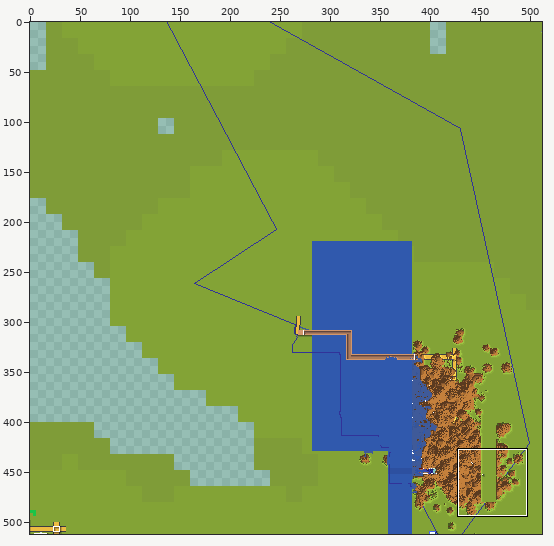
Sprite sheet -- tiles/4,-5.png. Above: a wide view before the commit, with the close-up outlined.
Close-up. Before:
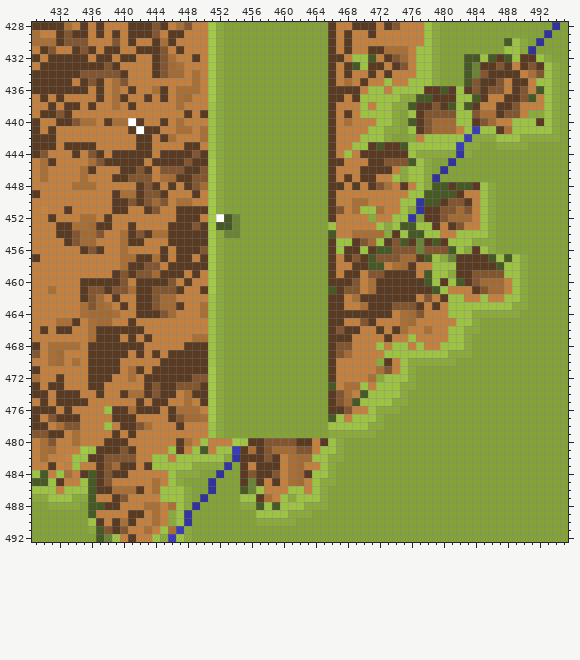
The file is 512x512 pixels. Colours within 5 levels of each other are drawn and written as one. Shown: x 429..495, y 428..492. The commit also changed other parts of the picture, which this record leaves out.
The same view after the edit:
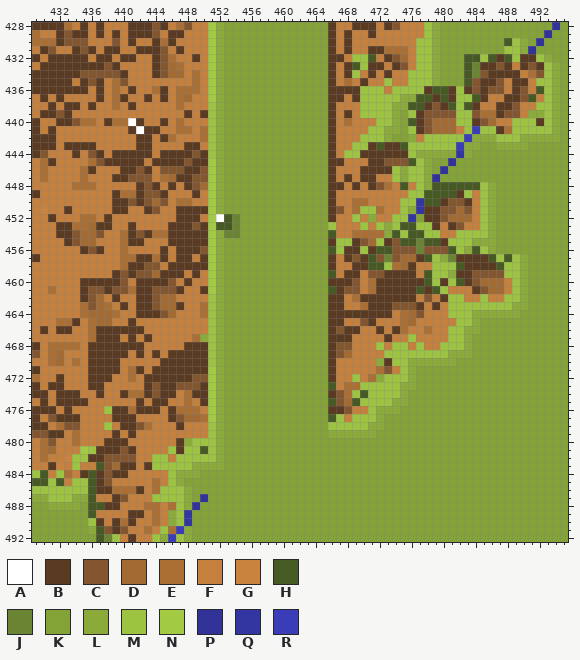
Palette (. is transparent): A #ffffff  B #5a3a20  C #845630  D #a36a32  E #ab6f34  F #c4803c  G #ca833e  H #485a23  J #6a8433  K #83a336  L #8aab39  M #9dc441  N #a2ca43  P #313399  Q #3336a1  R #3b3db8
Edits made:
@@ x 475..479 @@
 429 FFFML
-430 FFFML
+430 FFMML
 431 EFMML
@@ x 467..494 @@
 433 FBHMBBFBCFMMLKKKHJBBCBFBCBML
-434 FBFFBFBFFFMMLKKKHJCBBBBFECML
+434 FBMFBFBFFMMMLKKKHJCBBBBFECML
 435 FEFBFFMFFMMMLKKKHCBBCFBBFMML
-436 BBBFMMFMMMMBBHBMBCBCCFBCFHML
-437 BFBMMMMMLLHHBBBMMHBFFBBCHFML
-438 FFFMFMMLLHBBCBHMHBFFBBCFFFML
+436 BBBMMMFMMMMBHHBMBCBCCFBCFHML
+437 BFBMMMMMLLHHBHBMMHBFFBBCHFML
+438 FFFMMMMLLHHBCBHMHBFFBBCFFMML
 439 FBFMMMMLKMBCCCCMMCEEBCCFLLML
@@ x 464..486 @@
 443 KKBFFMMBHBBHMMMMMMRLLKK
-444 KKBFMFBBBBBBMLLLLLQLKKK
+444 KKBFMMBBBBBBMLLLLLQLKKK
 445 KKBBFFFBBCCCHMLKKPKKKKK
-446 KKBFFFBBBBFLMMLKPKKKKKK
+446 KKBFFFBBBBMLMMLKPKKKKKK
 447 KKBFBFBBFFMLMMLPKKKKKKK
-448 KKBBFBFBCEFBFMLHHBHHBML
-449 KKBFFFFFFFFFMMHHHHBFFML
+448 KKBBFBFBCEFHFMLHHHHHHML
+449 KKBFFFFFFFFFMMHHHHBMFML
 450 KKBFFEEFFFFMMQHHBCCBFML
 451 KKBCFEMMEFFMLQBBCCDCFML
-452 KKBFFFFLFFMMQKBBCDDDFML
-453 KKMFFFFFMLMHHMMBFBCFFML
-454 KKHFFEEEELBMHHMMFFMMMML
-455 KKBMMBCDMBCHBJBHBMMMLLL
-456 KKBMBBMBHHCCCJCCCHMLBML
-457 KKBFBCBHCCCDDBHMLJBBBBH
-458 KKBFFBBHHFEDBFFMMMBBBBB
-459 KKBFBBFCCBBBBFHMMLBBCCC
+452 KKBFFMFLFFMMQKBBCDDDFML
+453 KKMFFFMFMLMHHMMBFBCFFML
+454 KKHFFEEEELHMHHMMFFMMMML
+455 KKBMMBCDMBCHHJHHBMMMLLL
+456 KKHMBBMBHHCCCJCCCHMLHML
+457 KKBFBCBHCJCDDBHMLJBBBBH
+458 KKBFFBBHHMEDBFFMMMHBBBB
+459 KKHFBBFCCBBBBFHMMLBBCCC
 460 KKBBBCFEBBBBBBHMBMHBCDD
-461 KKHBCCFEBBBBBBBHMFFFBCD
+461 KKHBCCFEBBBBBHBHMFFFBCD
 462 KKBBFEBBBBBBBFCFBMMFFMF
@@ x 448..476 @@
 466 FFFMLKKKKKKKKKKKKKBCBBFFBFBEF
-467 FEEMLKKKKKKKKKKKKKBBBFFFFBFFM
+467 FELMLKKKKKKKKKKKKKBBBFFFFBFFM
 468 BBBMLKKKKKKKKKKKKKBCCFFFMFMMF
 469 BBBMLKKKKKKKKKKKKKBCDFFFFMMMM
-470 BBBMLKKKKKKKKKKKKKBFFFFFLBFML
+470 BBBMLKKKKKKKKKKKKKBFFFFFLBMML
 471 BBBNLKKKKKKKKKKKKKBFFFFFECFML
-472 BCCNLKKKKKKKKKKKKKBFFFFELMMML
-473 CCBNLKKKKKKKKKKKKKHFEEMFMMMLL
-474 EBBNLKKKKKKKKKKKKKBCEFHMMMMLK
-475 EFBNLKKKKKKKKKKKKKBCDHMMMMLLK
+472 BCCNLKKKKKKKKKKKKKBFFMFELMMML
+473 CCBNLKKKKKKKKKKKKKHFEEMMMMMLL
+474 EBBNLKKKKKKKKKKKKKBCEMHMMMMLK
+475 EFBNLKKKKKKKKKKKKKHCDHMMMMLLK
 476 EEFNLKKKKKKKKKKKKKBBCFFMLLLKK
@@ x 430..469 @@
 479 CBBFEFFFFBFBFFFFFFFFFMLKKKKKKKKKKKKKLLLL
-480 ECFFEFFFBBBFFFFFFBEFMFFFNMBBCCCCBBFBMLKK
-481 EDFFFNMBBBCBFFFFMBFMHFMMRBEBCDDDCCFMMLKK
-482 EFFGMMBBCCCCFFMMFMMMMMMLQBBBCBFEDDMMLLKK
-483 FBGFMFFBCDBBFBMMMMMLLLLQKBFBBBFEDFFMLKKK
-484 HFMEFBHBCBBFFFFFMLLLKKPKKBCBBCFEDBMMLKKK
-485 HMBFFMHBCFFFFFEFMLKKKPKKKBJBFBFEDFMLLKKK
-486 MMFMMMHBBEEEBFEMMMLKKPKKKHJMFFFMMFMLKKKK
-487 LMMMLLHFFBCFFFFMMMLKPKKKKMMBEFMLMMMLKKKK
-488 KLLLLKHHBBFFFEEFEMLPKKKKKLLHMHMMMLLLKKKK
-489 KKKKKKHFFFFBBFEFLMQKKKKKKKKMMMMLLLKKKKKK
-490 KKKKKKMBFBEBFFEFLMQKKKKKKKKLLLLLKKKKKKKK
+480 ECFFEFFFBBBFFFFFFBLMMMLKKKKKKKKKKKKKKKKK
+481 EDFFFNMBBBCBFFFFMBMMHMLKKKKKKKKKKKKKKKKK
+482 EFFGMMBBCCCCFFMMFMMMMMLKKKKKKKKKKKKKKKKK
+483 FBGFMFFHCDBBFBMMMMMLLLLKKKKKKKKKKKKKKKKK
+484 HFMEFBHBCBBFFFFFMLLLKKKKKKKKKKKKKKKKKKKK
+485 HMHFMMHBCFFFFFEFMLKKKKKKKKKKKKKKKKKKKKKK
+486 MMMMMMHBBEEEBFEMMMLKKKKKKKKKKKKKKKKKKKKK
+487 LMMMLLHFFBCFFFMMMMLKPKKKKKKKKKKKKKKKKKKK
+488 KLLLLKHHBBFFFEEFEMLPKKKKKKKKKKKKKKKKKKKK
+489 KKKKKKHFFFFBBFEFLMQKKKKKKKKKKKKKKKKKKKKK
+490 KKKKKKMBFBEBFFEFLMQKKKKKKKKKKKKKKKKKKKKK
 491 KKKKKKLHCBCFFEFMERLKKKKKKKKKKKKKKKKKKKKK
